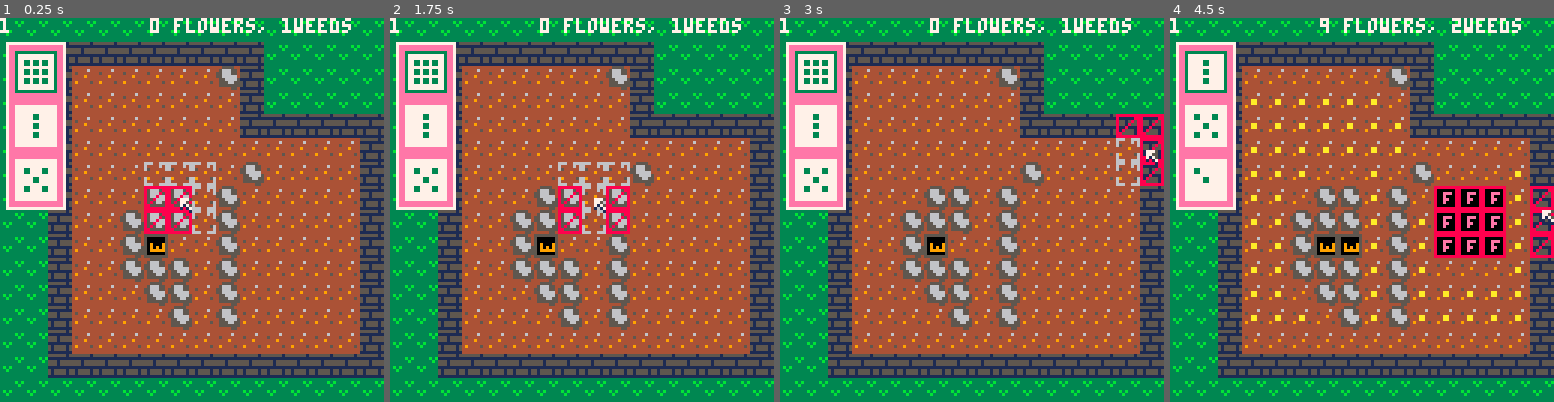
Above: before the commit, frames 1-4 (left to right).
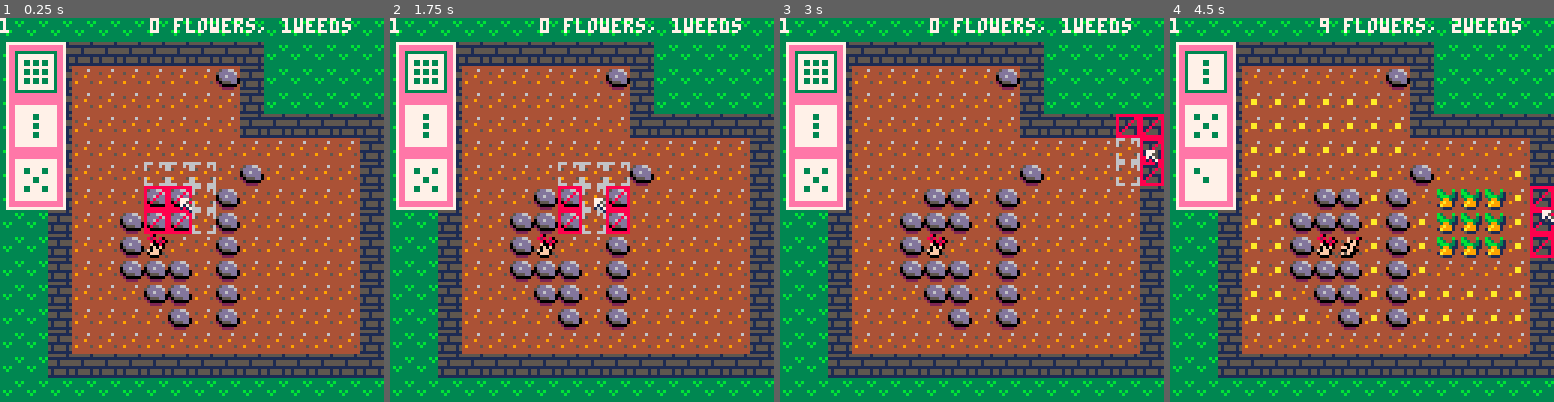
Above: after the commit, the same moments.

Repository: etrizzo/pico8
Game: PICO-8 cartridge SIJ2019/sij2019.p8
Same seed, same stepped clock (60 frames per second), same inputs: the game is played once before the commit and once after it.
Inputs:
- Up to frame 1 (0.25 s): no input
- Up to frame 2 (1.75 s): tap X (X key) at 0.33, 1.07 s; tap O (Z key) at 0.7, 1.7 s; hold Right from 1.6 s (still down)
- Up to frame 3 (3 s): tap X (X key) at 1.85, 2.97 s; release Right at 2.1 s; tap O (Z key) at 2.1, 2.5, 2.9 s; hold Up 2.15-2.42 s; hold Right from 2.47 s (still down)
- Up to frame 4 (4.5 s): release Right at 3.03 s; hold Left 3.08-3.58 s; tap O (Z key) at 3.3, 3.7, 4.1 s; hold Down 3.63-3.97 s; hold Right from 4.02 s (still down); tap X (X key) at 4.08 s

The runs differ from the first frame. In frame 1, 5.3% of the frame differs, in the area x 31-69%, y 12-82%; in frame 2, 5.3%; in frame 3, 5.8%; in frame 4, 9.7%, in the area x 31-88%, y 12-82%.

Commit message:
Updated sprites

Diff:
--- a/SIJ2019/sij2019.p8
+++ b/SIJ2019/sij2019.p8
@@ -8,6 +8,9 @@
 ds = 0;
 lastcalled = time();
 
+
+g_flowersprites = { 4, 19, 20, 35, 36, 52};
+g_weedsprites = {1, 2, 17, 18};
 
 -- globals
 tilecursor =
@@ -50,6 +53,7 @@
     g_amoutofpiecesforlevel = 0
     g_currentpieceindex = 1
     g_hidecursor = false
+    g_currentflower.sprite = getrandomflowersprite();
     gamestate = "playing"; -- attract, playing, victory
     playstate = "playing"; -- playing, levelcomplete
 end
@@ -606,7 +610,7 @@
 function movecameratonextmap()
     -- 8 by 4 is map dimensions
     camerax += 128
-    if camerax > (128 * 7) then
+    if camerax > (128 * 8) then
         camerax = 0
         cameray += 128
     end
@@ -627,6 +631,12 @@
 
     levels = g_levels[g_currentlevel]
     g_currentflower.tiles = g_possibleFlowers[levels[g_currentpieceindex]]
+    g_currentflower.sprite = getrandomflowersprite();
+end
+
+function getrandomflowersprite()
+    random =flr(rnd(#g_flowersprites)) + 1
+    return g_flowersprites[random];
 end
 
 --------------------------------------------------------------------------
@@ -726,12 +736,19 @@
     added = false;
     for weedpos in all(allnewweeds) do
         weed = createweed(weedpos.x, weedpos.y)
-        settilesprite(weedpos.x, weedpos.y, 1)
+        weedsprite = getrandomweedsprite();
+        settilesprite(weedpos.x, weedpos.y, weedsprite)
         add(g_weedsinlevel, weed)
         added = true;
     end
 
     return added;
+end
+
+--------------------------------------------------------------------------
+function getrandomweedsprite()
+    index = flr(rnd(#g_weedsprites - 1)) + 2;
+    return g_weedsprites[index];
 end
 
 --------------------------------------------------------------------------
@@ -755,7 +772,7 @@
         for x=0, 15 do
             tileposx, tileposy = gettileposfromworldpos(posx,posy)
             if cangrowattile(tileposx, tileposy) then
-                settilesprite(tileposx, tileposy, 3)
+                settilesprite(tileposx, tileposy, getrandomflowersprite())
             end
 
             posx += 8
@@ -788,11 +805,21 @@
 end
 
 function isflower(spriteindex)
-    return (spriteindex == 3)
+    for flowersprite in all (g_flowersprites) do
+        if (spriteindex == flowersprite) then
+            return true;
+        end
+    end
+    return false;
 end
 
 function isweed(spriteindex)
-    return (spriteindex == 1)
+    for weedsprite in all (g_weedsprites) do
+        if (spriteindex == weedsprite) then
+            return true;
+        end
+    end
+    return false;
 end
 
 --------------------------------------------------------------------------
Not shown, changed: 32 lines of the sprite sheet (__gfx__) section of SIJ2019/sij2019.p8
